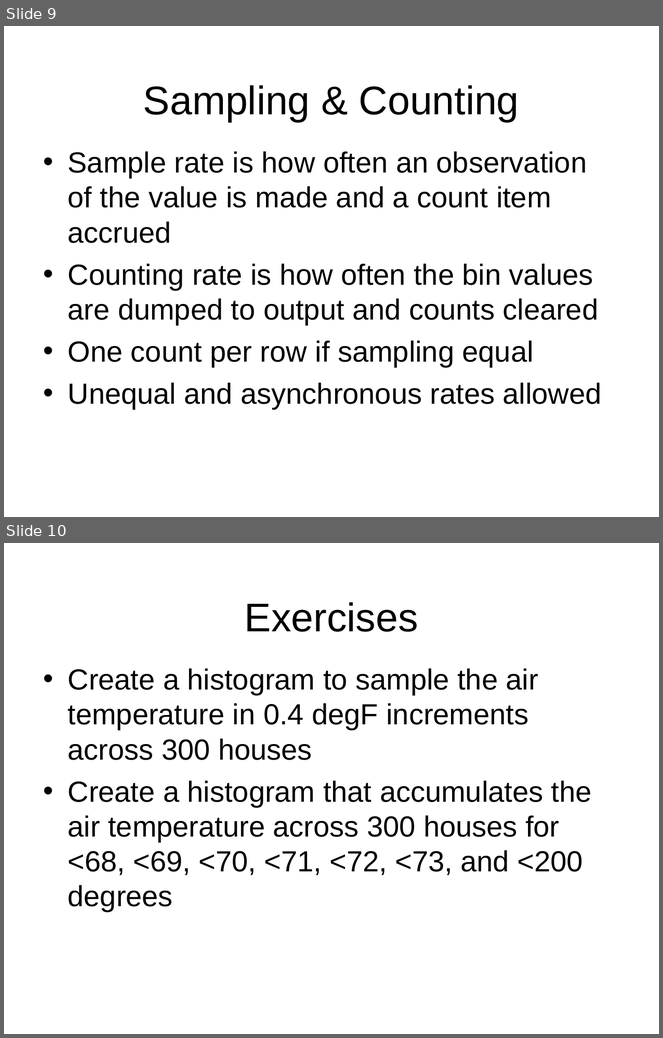
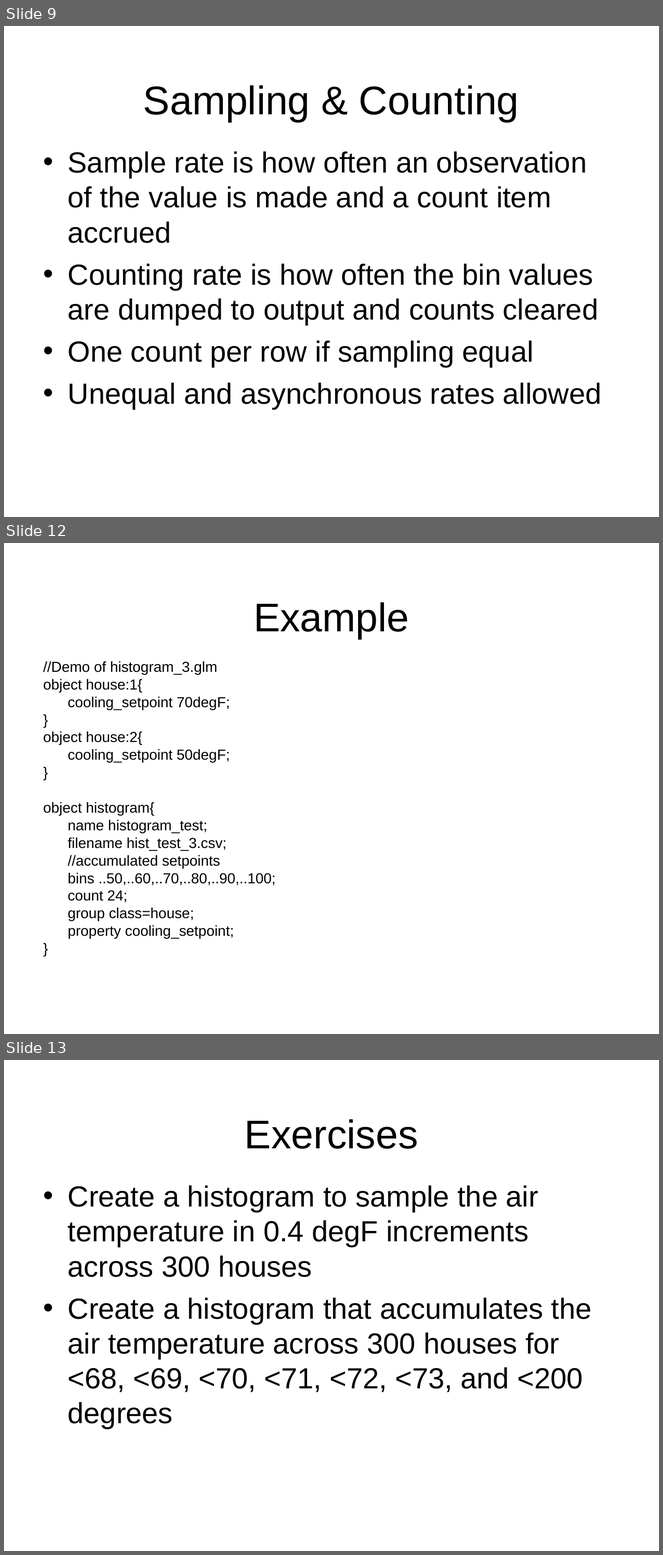
Before and after one commit to gridlab-d/course, a slide deck: 2.5 - Histograms.pps. Shown one above the other, each under a label of ours: slides 9 and 10 before the commit, slides 9, 12 and 13 after it; the slides between them are not shown. The pictures are 663x1038 and 663x1555 pixels, drawn with LibreOffice and Linux fonts; fonts in the diff are those of the drawing; background and template pictures are left out. Boxes give left, top, right and bottom in pixels: in the first picture for what was removed or moved away, otherwise in the second. Text is boxed around its words. In the diff, an @@ line names an element or a change of style, - is before the commit and + after.

```diff
--- a/2.5 - Histograms.pps
+++ b/2.5 - Histograms.pps
@@ slide 12 added at <box>4,543,659,1034</box>, background picture (left out) @@
@@ title added at <box>254,602,409,639</box>, 44 pt, text #000000 @@
+Example
@@ text added at <box>43,661,276,939</box>, 16 pt, text #000000 @@
+//Demo of histogram_3.glm
+object house:1{
+cooling_setpoint 70degF;
+}
+object house:2{
+cooling_setpoint 50degF;
+}
+object histogram{
+name histogram_test;
+filename hist_test_3.csv;
+//accumulated setpoints
+bins ..50,..60,..70,..80,..90,..100;
+count 24;
+group class=house;
+property cooling_setpoint;
+}
@@ what was slide 10 is now slide 13 @@
```
Also in this commit, not shown: 2 other slides added, 4 other files.
